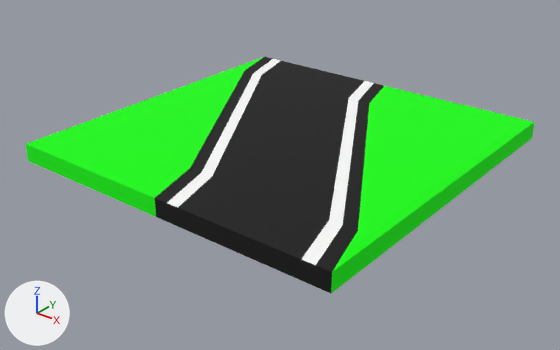
A saved change to the FBX model Assets/_game/Assets/Models/halfroad2_export.fbx.
One viewpoint serves both versions: a 50 mm lens placed at (24.4, -31.3, 17.1), pointed at (0.2, -0.9, -1.7). Every picture has the same lights, and +X, +Y and +Z are marked at lower left.
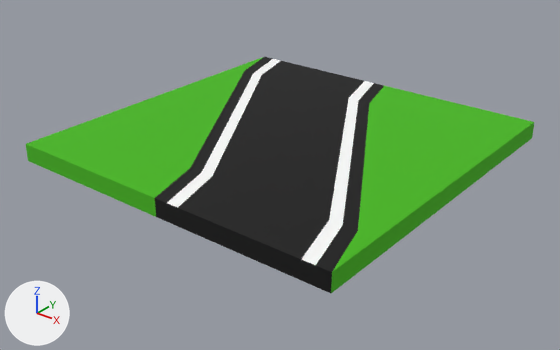
What differs and where, as boxes [x1, y1, x2, y2] in the pictures (560 x 350 px):
```json
{"object": "Cube.004", "change": "recoloured", "before": [26, 57, 534, 293], "after": [26, 57, 534, 293]}
```

Edits to the scene script, one JSON object a line:
```json
{"op": "set", "path": "mat_material_002.base_color", "old": "(0.00304, 1.0, 0.0)", "new": "(0.0626, 0.48, 0.00897)", "note": "green #0aff00 -> green #47b818"}
```
